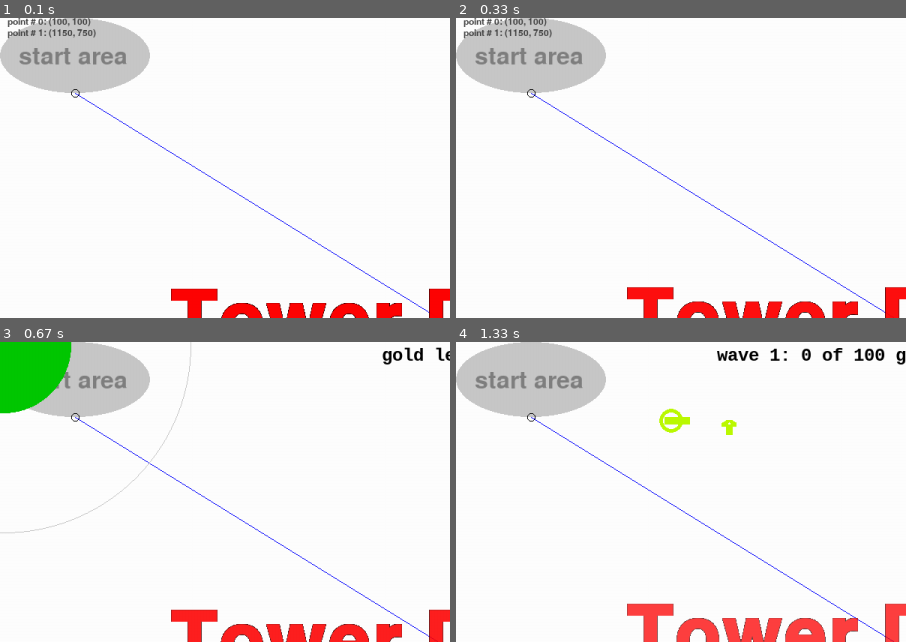
Above: before the commit, frames 1-4 (two rows, left to right).
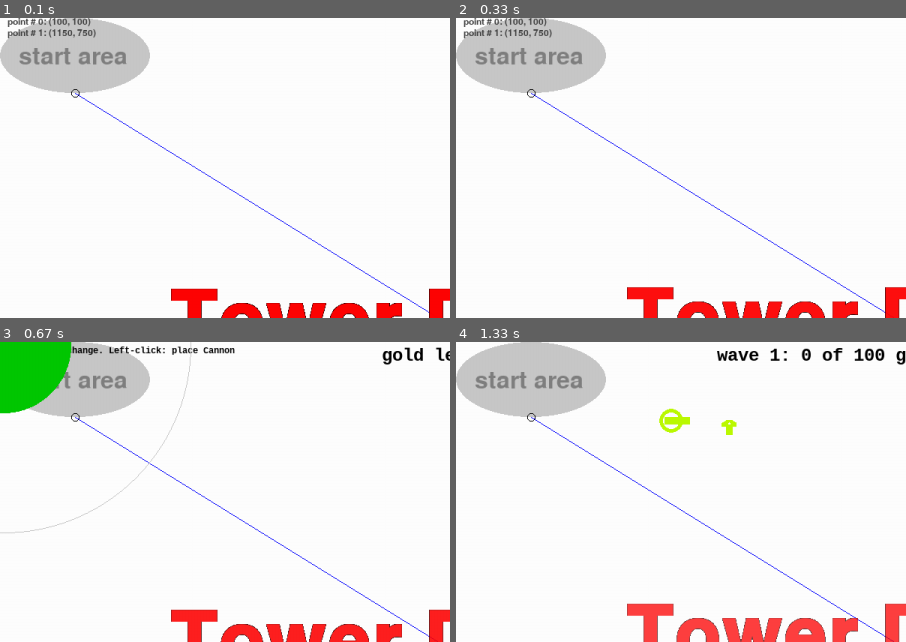
Above: after the commit, the same moments.

Repository: horstjens/towerdefense_pygame
Game: pygame game, started from towerdefense.py
Same seed, same stepped clock (60 frames per second), same inputs: the game is played once before the commit and once after it.
Inputs (mouse positions are % of the whole screen's width and height, from its top left):
- Up to frame 1 (0.1 s): no input
- Up to frame 2 (0.33 s): no input
- Up to frame 3 (0.67 s): tap Space at 0.33 s
- Up to frame 4 (1.33 s): press the mouse at (62, 59) at 0.7 s; move the mouse to (43, 36) at 0.8 s; release the mouse at (24, 13) at 0.93 s; tap Space at 1.07 s; click (30, 14) at 1.08 s
The pictures show only the part of the screen within x 0-50%, y 0-50%; the shares and areas given below are measured in that part.

Frames 1-2 are identical in both runs. In frame 3, 0.5% of the frame differs, in the area x 15-53%, y 1-5%; in frame 4, nothing differs.

Commit message:
selct tower using mousewheel
Signed-off-by: Horst JENS <horstjens@gmail.com>

Diff:
--- a/towerdefense.py
+++ b/towerdefense.py
@@ -1190,6 +1190,9 @@
         monsters_in_wave = 100
         time_for_next_monster = 0
         wave = 1
+        cannonlist = [Cannon, Rocketlauncher, Cannon, Rocketlauncher]
+        cannonlist_index = 0
+        tower = cannonlist[cannonlist_index]
         while running:
             milliseconds = self.clock.tick(self.fps)  #
             seconds = milliseconds / 1000
@@ -1222,6 +1225,19 @@
                                     max_age=5,
                                     fontsize=23, )
 
+                # ------------ mousewheel ---------
+                if event.type == pygame.MOUSEBUTTONDOWN and self.modus == "cannon":
+                    if event.button == 4:   # mouse wheel down?
+                        cannonlist_index += 1
+                        if cannonlist_index >= len(cannonlist):
+                            cannonlist_index = 0  # first element of list
+                    elif event.button == 5:  # mouse wheel up ?
+                        cannonlist_index -= 1
+                        if cannonlist_index < 0:
+                            cannonlist_index = len(cannonlist) - 1 # last element of list
+                            # do other stuff
+                    #print("index is now: ", cannonlist_index)
+                    tower = cannonlist[cannonlist_index]
             # ------------ pressed keys ------
             pressed_keys = pygame.key.get_pressed()
 
@@ -1248,10 +1264,14 @@
                 if click_oldleft and not click_left:
                     Viewer.points.insert(-1, pygame.mouse.get_pos())
             elif self.modus == "cannon":
+                # place what? cannon or rocketlauncher or ....
+                write(self.screen, f"mousewheel: change. Left-click: place {tower.__name__}",
+                      x=5, y=5, origin="topleft", font_size=12)
+
                 # ----- cannon-range circle around mousepointer when in cannon modus:
-                pygame.draw.circle(self.screen, (200, 200, 200), pygame.mouse.get_pos(), Cannon.shooting_radius_max, 1)
-                pygame.draw.circle(self.screen, (200, 200, 200), pygame.mouse.get_pos(), Cannon.shooting_radius_min, 1)
-                pygame.draw.circle(self.screen, (0, 200, 00), pygame.mouse.get_pos(), Cannon.exclusive_radius)
+                pygame.draw.circle(self.screen, (200, 200, 200), pygame.mouse.get_pos(), tower.shooting_radius_max, 1)
+                pygame.draw.circle(self.screen, (200, 200, 200), pygame.mouse.get_pos(), tower.shooting_radius_min, 1)
+                pygame.draw.circle(self.screen, (0, 200, 00), pygame.mouse.get_pos(), tower.exclusive_radius)
                 # --- too close to other cannon ?
                 min_distance, othercannon = Viewer.width * 2, None
                 for c in self.cannongroup:
@@ -1270,10 +1290,11 @@
                 if ok and click_oldleft and not click_left and Viewer.gold > 0:
                     # place new cannon
                     #Cannon(pos=pygame.math.Vector2(x=pygame.mouse.get_pos()[0],y=pygame.mouse.get_pos()[1] ))
-                    if pressed_keys[pygame.K_r]:
-                        Rocketlauncher(mousevector, starttime=self.playtime)
-                    else:
-                        Cannon(mousevector, starttime=self.playtime)
+                    #if pressed_keys[pygame.K_r]:
+                    #    Rocketlauncher(mousevector, starttime=self.playtime)
+                    #else:
+                    #    Cannon(mousevector, starttime=self.playtime)
+                    tower(mousevector, starttime=self.playtime)
                     Viewer.gold -= 1
 
 
